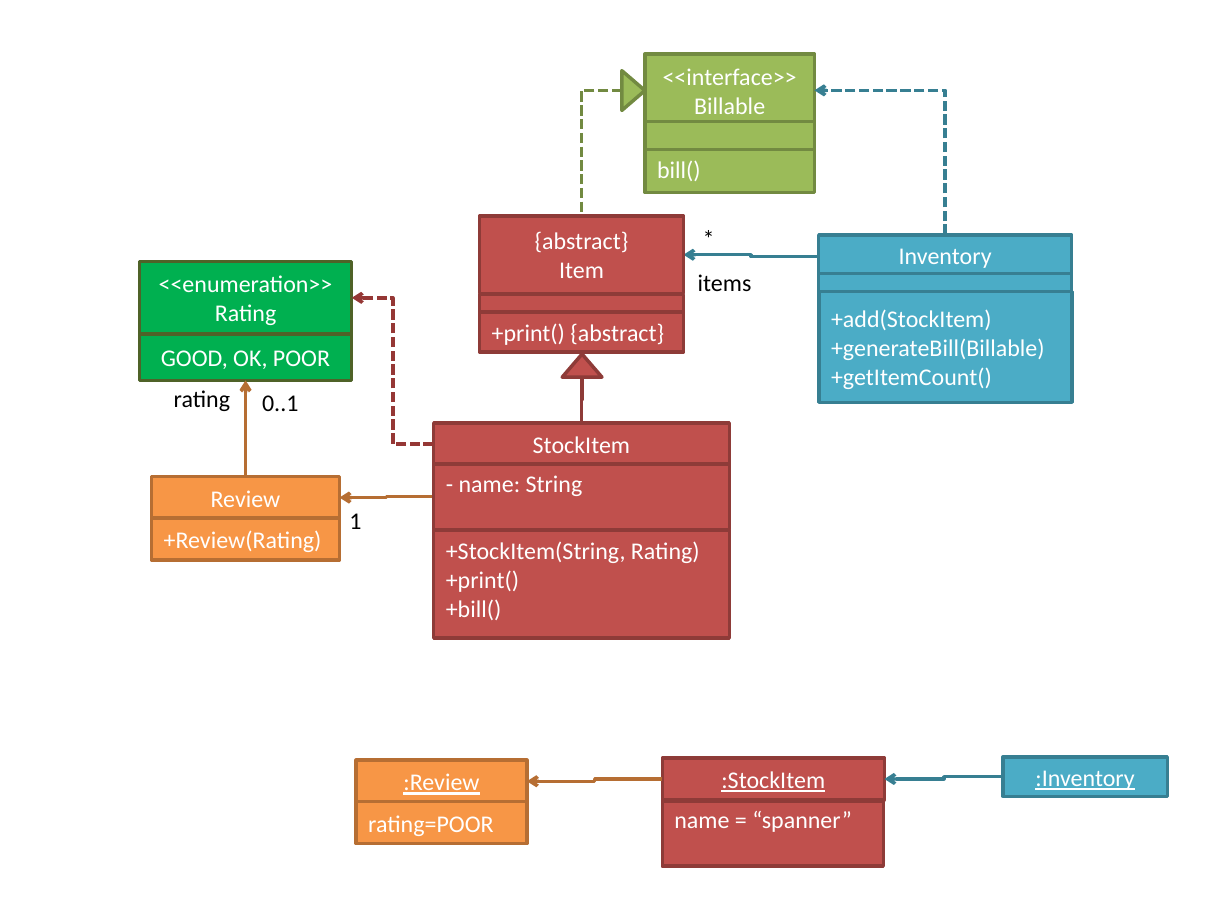
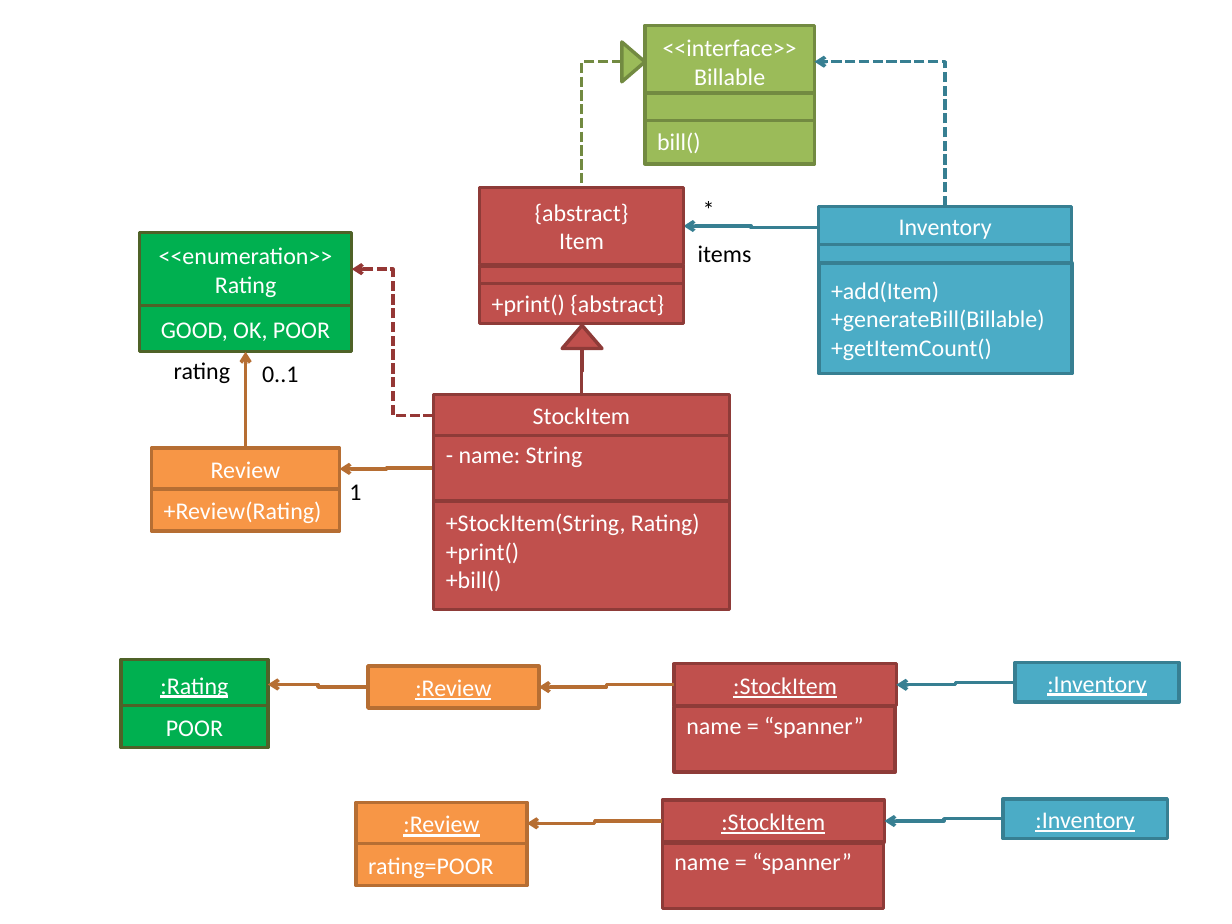
Before and after one commit to se-edu/se-book, a slide deck: slide 1 of diagrams/modelling/modellingStructures/classDiagramsIntermediate/a-classDiagramForItemEtc.pptx. Drawn at 1232x924 pixels with LibreOffice and Linux fonts; fonts in the diff are those of the drawing. Boxes give left, top, right and bottom in pixels: in the first picture for what was removed or moved away, otherwise in the second. Text is boxed around its words. In the diff, an @@ line names an element or a change of style, - is before the commit and + after.

Commit message:
cd/itemsEtc: update answer

```diff
--- a/diagrams/modelling/modellingStructures/classDiagramsIntermediate/a-classDiagramForItemEtc.pptx
+++ b/diagrams/modelling/modellingStructures/classDiagramsIntermediate/a-classDiagramForItemEtc.pptx
@@ 16 rectangles, 5 texts, 5 elbow arrows, 2 triangles, 2 elbow lines: place and size @@
-16 rectangles, 5 texts, 5 elbow arrows, 2 triangles, 2 elbow lines at [139, 54, 1072, 638]
+16 rectangles, 5 texts, 5 elbow arrows, 2 triangles, 2 elbow lines at [139, 26, 1072, 610]
@@ text in rectangle at [831, 281, 939, 302]: text changed @@
-+add(StockItem)
++add(Item)
@@ rectangle added at [121, 659, 267, 710], fill #00B050, outline #4F6228 2 pt, 14 pt, text #FFFFFF, underline @@
+:Rating
@@ elbow arrow added from (368, 687) to (267, 685), #B76F34 2 pt @@
@@ rectangle added at [368, 667, 540, 708], fill #F79646, outline #B76F34 2 pt, 14 pt, text #FFFFFF, underline @@
+:Review
@@ elbow arrow added from (674, 685) to (538, 687), #B76F34 2 pt @@
@@ rectangle added at [674, 664, 896, 706], fill #C0504D, outline #8E3B39 2 pt, 14 pt, text #FFFFFF, underline @@
+:StockItem
@@ elbow arrow added from (1015, 683) to (897, 685), #377F92 2 pt @@
@@ rectangle added at [1015, 663, 1179, 702], fill #4BACC6, outline #377F92 2 pt, 14 pt, text #FFFFFF, underline @@
+:Inventory
@@ rectangle added at [121, 706, 267, 748], fill #00B050, outline #4F6228 2 pt, 14 pt, text #FFFFFF @@
+POOR
@@ rectangle added at [674, 707, 894, 772], fill #C0504D, outline #8E3B39 2 pt, 14 pt, text #FFFFFF @@
+name = “spanner”
@@ 5 rectangles, 1 elbow arrow: place and size @@
-5 rectangles, 1 elbow arrow at [356, 756, 1167, 866]
+5 rectangles, 1 elbow arrow at [356, 798, 1167, 908]
@@ elbow arrow moved from (1003, 776) - (885, 779) to (1003, 819) - (885, 821) @@
```
